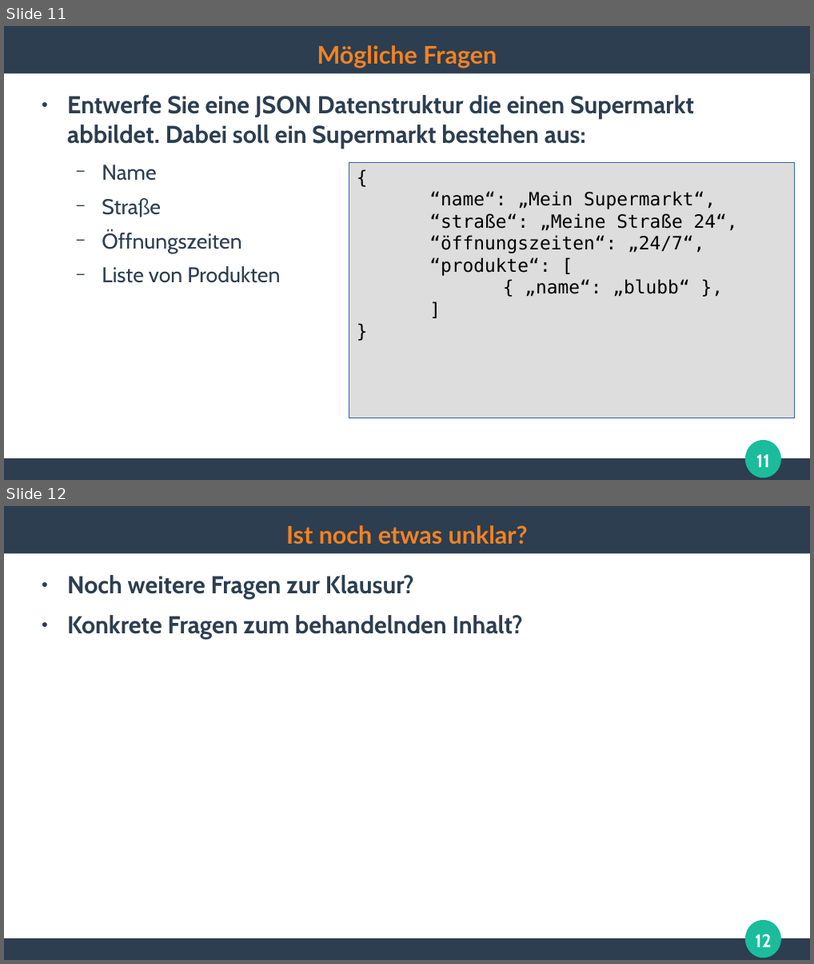
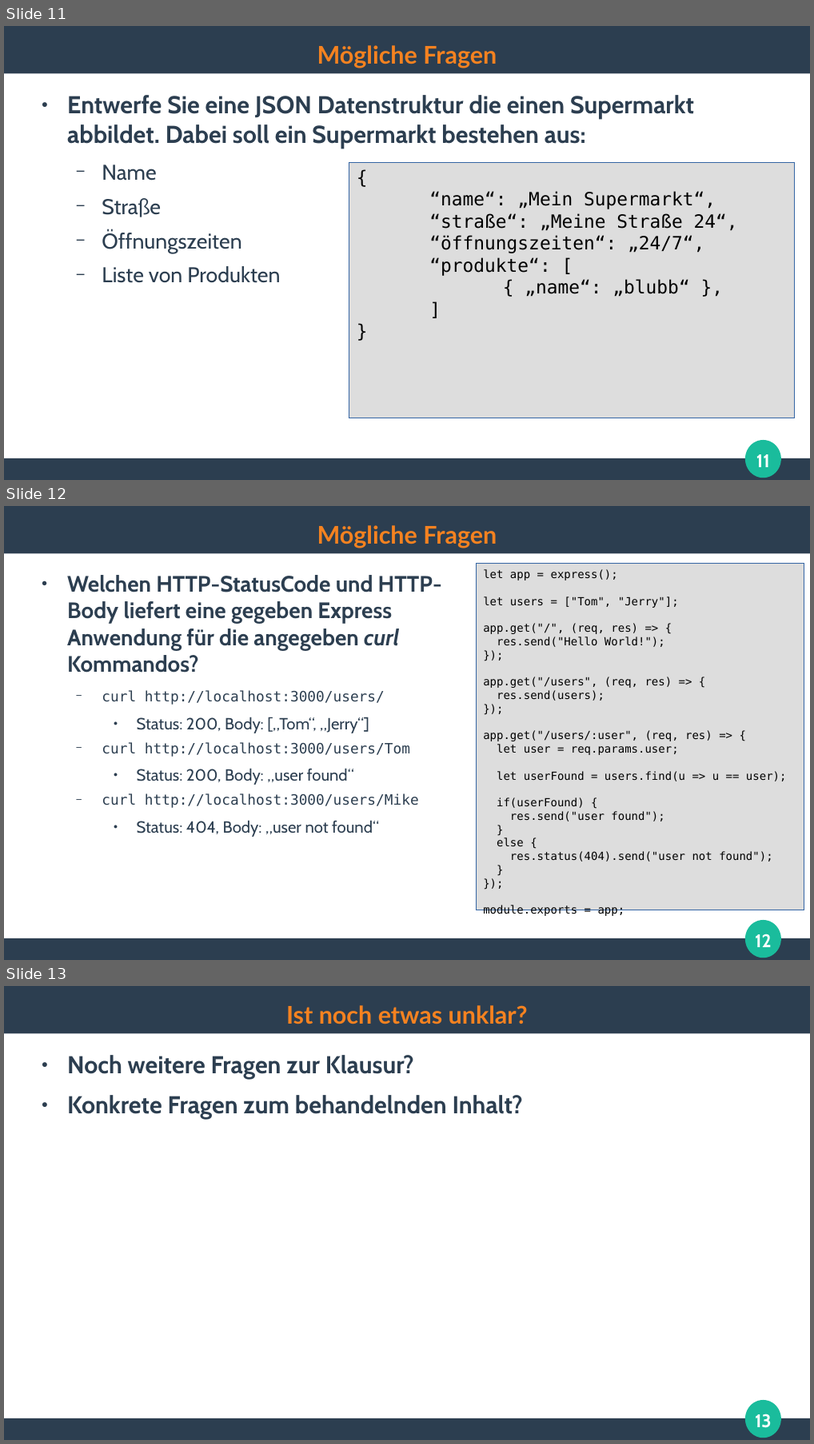
Before and after one commit to ghandmann/HS-AlbSig-WebAnwendungen2, a slide deck: Kapitel/99_Klausurvorbereitung.odp. Shown one above the other, each under a label of ours: slides 11 and 12 before the commit, slides 11, 12 and 13 after it. The pictures are 814x964 and 814x1444 pixels, drawn with LibreOffice and Linux fonts; fonts in the diff are those of the drawing. Boxes give left, top, right and bottom in pixels: in the first picture for what was removed or moved away, otherwise in the second. Text is boxed around its words. In the diff, an @@ line names an element or a change of style, - is before the commit and + after.

```diff
--- a/Kapitel/99_Klausurvorbereitung.odp
+++ b/Kapitel/99_Klausurvorbereitung.odp
@@ slide 12 added at [4,506,810,960], background #FFFFFF; not listed: 3 template elements that a slide beside it also shows @@
@@ title added at [318,525,497,548], 24 pt, text #F58220, bold @@
+Mögliche Fragen
@@ text added at [67,575,442,836], 14 pt, text #2C3E50 @@
+● Welchen HTTP-StatusCode und HTTP-Body liefert eine gegeben Express Anwendung für die angegeben curl Kommandos?
+  − curl http://localhost:3000/users/
+    ● Status: 200, Body: [„Tom“, „Jerry“]
+  − curl http://localhost:3000/users/Tom
+    ● Status: 200, Body: „user found“
+  − curl http://localhost:3000/users/Mike
+    ● Status: 404, Body: „user not found“
@@ rectangle added at [477,564,806,911], fill #DDDDDD, outline #3465A4 0 pt, 11 pt, text #000000 @@
+let app = express();
+let users = ["Tom", "Jerry"];
+app.get("/", (req, res) => {
+res.send("Hello World!");
+});
+app.get("/users", (req, res) => {
+res.send(users);
+});
+app.get("/users/:user", (req, res) => {
+let user = req.params.user;
+let userFound = users.find(u => u == user);
+if(userFound) {
+res.send("user found");
+}
+else {
+res.status(404).send("user not found");
+}
+});
+module.exports = app;
@@ page number added at [755,933,772,947], 18 pt, text #FFFFFF, bold @@
+12
@@ what was slide 12 is now slide 13 @@
@@ page number at [755,1413,772,1428]: text changed @@
-12
+13
```
Also in this commit, not shown: 9 other files.
